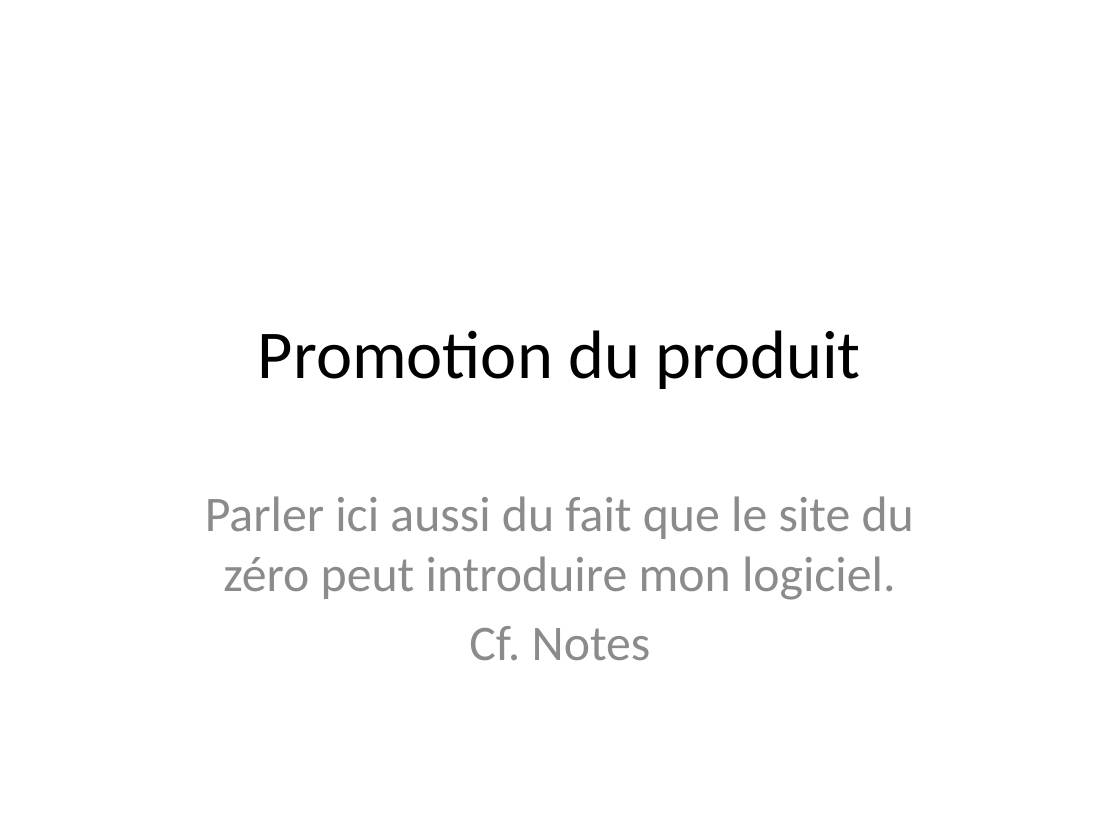
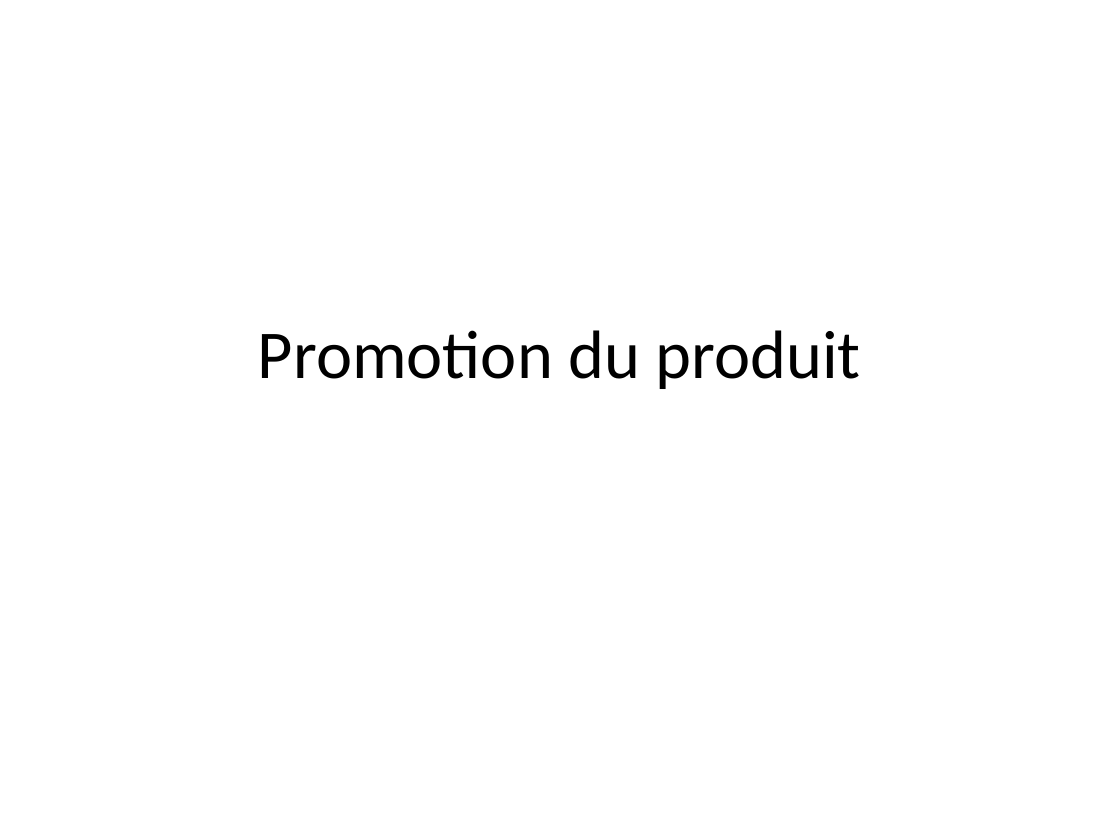
Before and after one commit to intechinfo/Community-Play-3D, a slide deck: slide 12 of Entreprenariat/Dossier/Save Fiona/ppt final.pptx. Drawn at 1120x840 pixels with LibreOffice and Linux fonts; fonts in the diff are those of the drawing. Boxes give left, top, right and bottom in pixels: in the first picture for what was removed or moved away, otherwise in the second. Text is boxed around its words. In the diff, an @@ line names an element or a change of style, - is before the commit and + after.

```diff
--- a/Entreprenariat/Dossier/Save Fiona/ppt final.pptx
+++ b/Entreprenariat/Dossier/Save Fiona/ppt final.pptx
@@ subtitle removed at (205, 496, 914, 660) @@
-Parler ici aussi du fait que le site du zéro peut introduire mon logiciel.
-Cf. Notes
```
Also in this commit, not shown: 4 other slides changed, 1 slide added, 2 other files.
